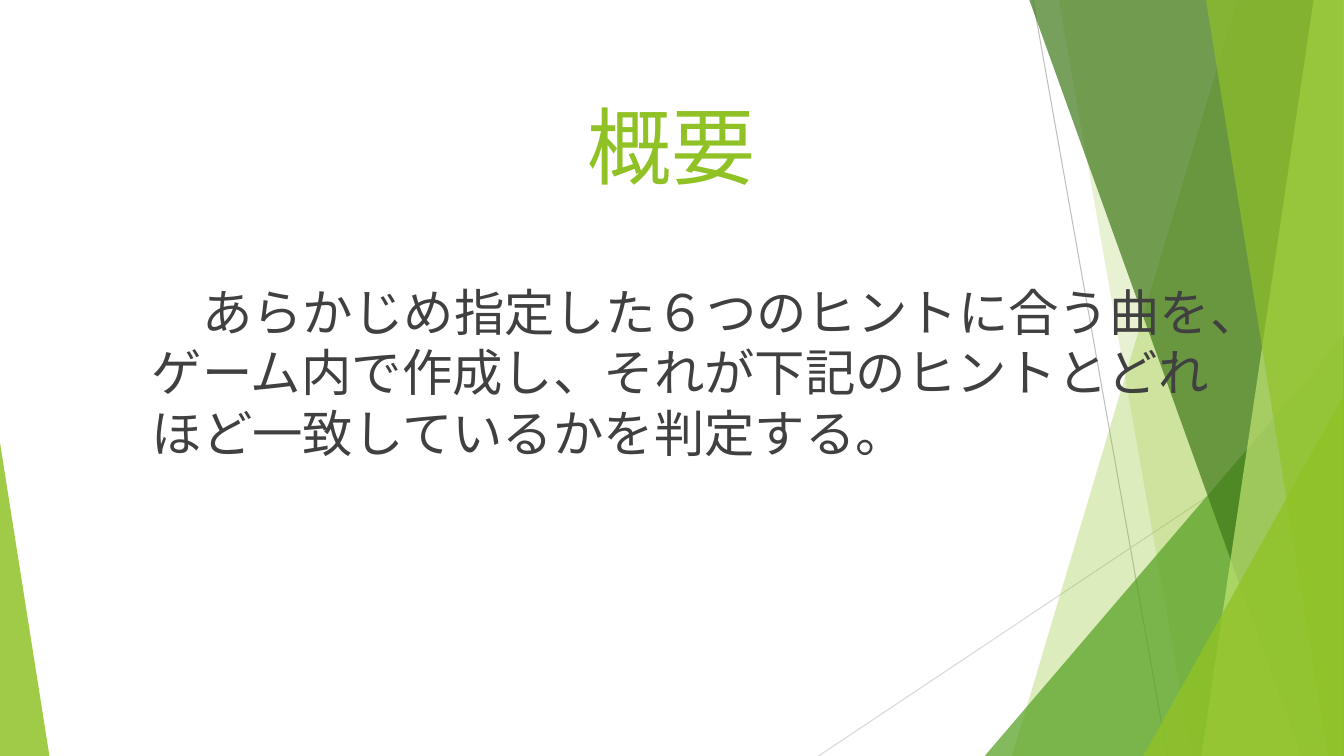
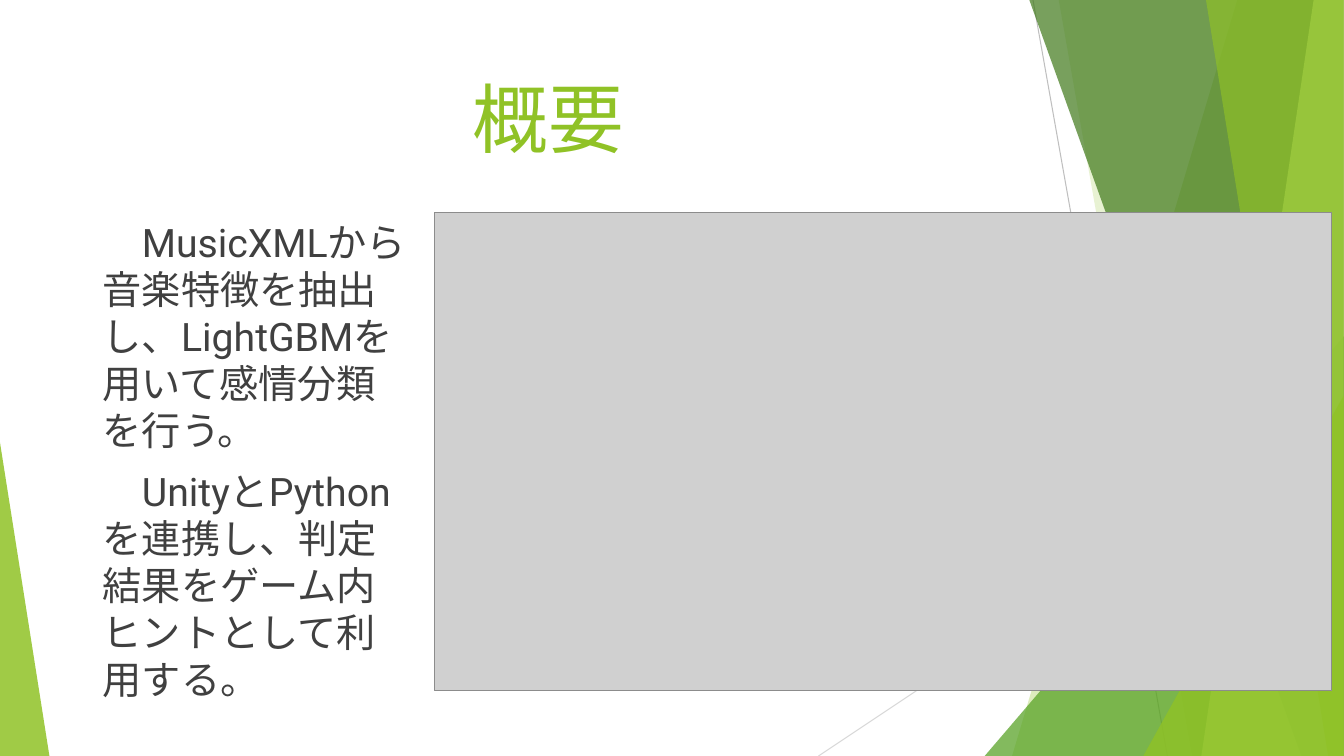
Before and after one commit to and12cant-ctrl/Music_Map_Exp, a slide deck: slide 2 of 発表用/発表用スライド.pptx. Drawn at 1344x756 pixels with LibreOffice and Linux fonts; fonts in the diff are those of the drawing; grey boxes stand for pictures. Boxes give left, top, right and bottom in pixels: in the first picture for what was removed or moved away, otherwise in the second. Text is boxed around its words. In the diff, an @@ line names an element or a change of style, - is before the commit and + after.

```diff
--- a/発表用/発表用スライド.pptx
+++ b/発表用/発表用スライド.pptx
@@ title "概要" moved from (x1=588, y1=107, x2=756, y2=185) to (x1=473, y1=83, x2=624, y2=153) @@
@@ title "概要" at (x1=473, y1=83, x2=624, y2=153): size 60 to 54 pt; vertical alignment middle to top @@
@@ picture added at (x1=435, y1=213, x2=1333, y2=691) @@
@@ text at (x1=103, y1=319, x2=393, y2=697): text changed; size 36 to 28 pt @@
-あらかじめ指定した６つのヒントに合う曲を、ゲーム内で作成し、それが下記のヒントとどれほど一致しているかを判定する。
+MusicXMLから音楽特徴を抽出し、LightGBMを用いて感情分類を行う。
+UnityとPythonを連携し、判定結果をゲーム内ヒントとして利用する。
```
Also in this commit, not shown: 3 other slides changed, 9 slides added, 5 slides removed, 2 other files.
